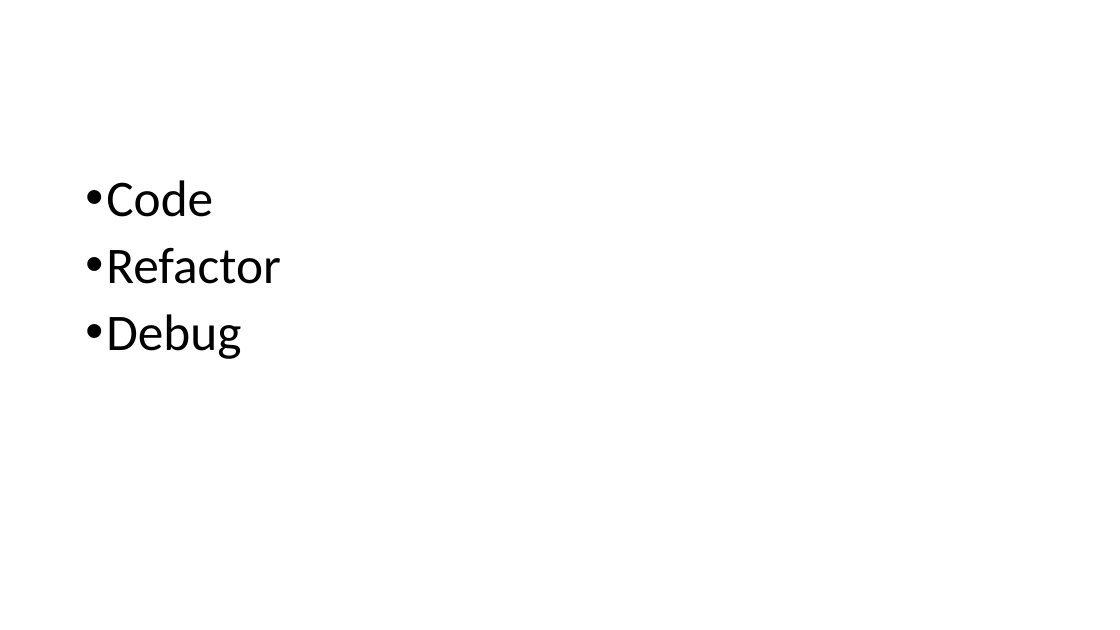
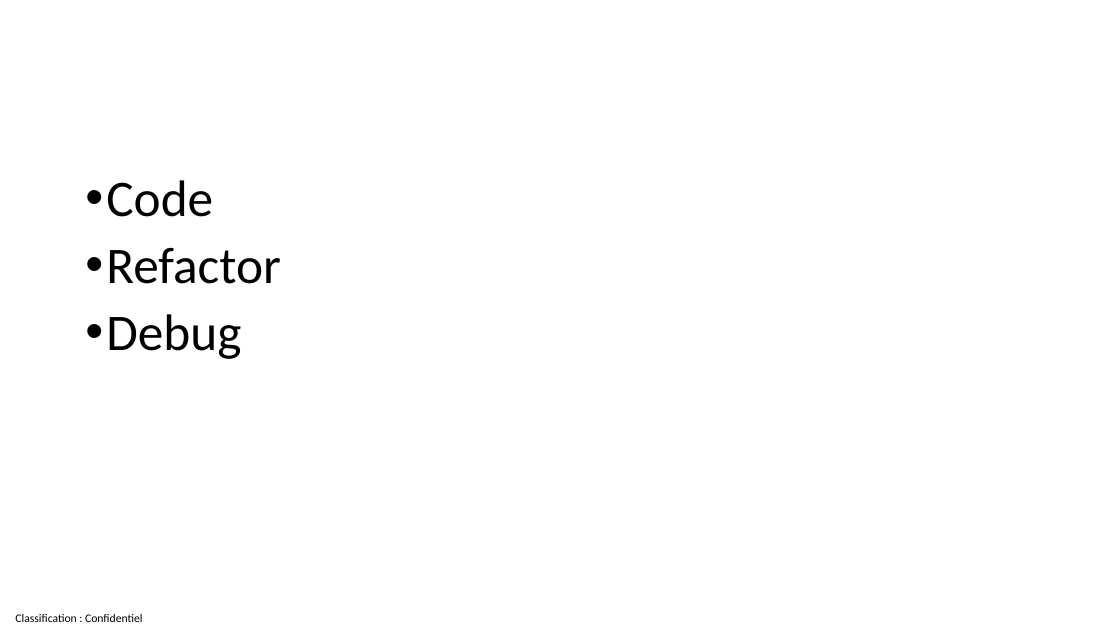
Before and after one commit to guillaume-chervet/course.dotnet, a slide deck: slide 80 of documentations/dotnet6.pptx (slide 77 before the commit). Drawn at 1120x630 pixels with LibreOffice and Linux fonts; fonts in the diff are those of the drawing. Boxes give left, top, right and bottom in pixels: in the first picture for what was removed or moved away, otherwise in the second. Text is boxed around its words. In the diff, an @@ line names an element or a change of style, - is before the commit and + after.

```diff
--- a/documentations/dotnet6.pptx
+++ b/documentations/dotnet6.pptx
@@ text added at [15, 614, 142, 622], 10 pt, text #000000 @@
+Classification : Confidentiel
```
Also in this commit, not shown: 193 other slides changed, 4 slides added, 1 slide removed.
